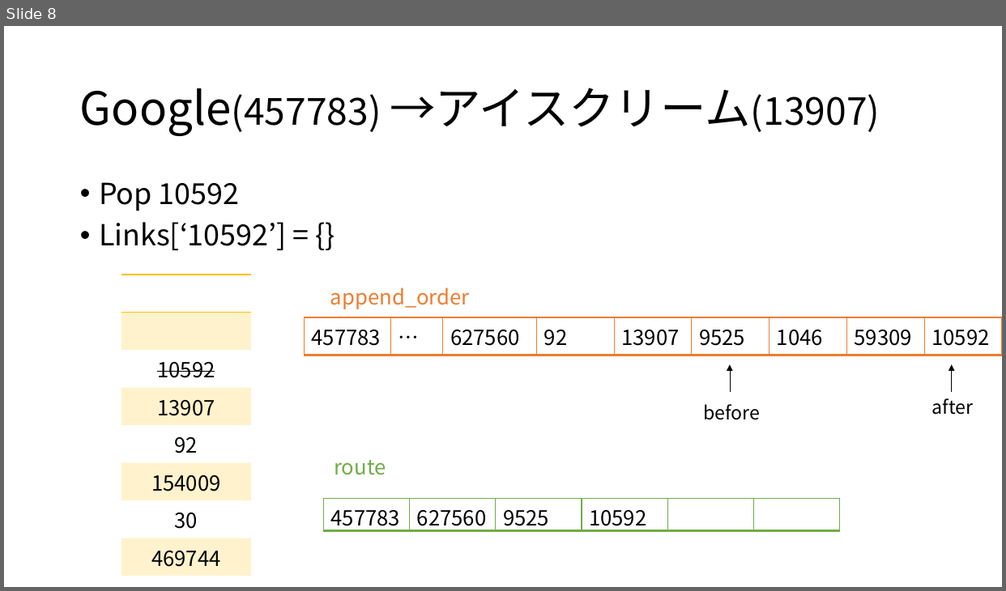
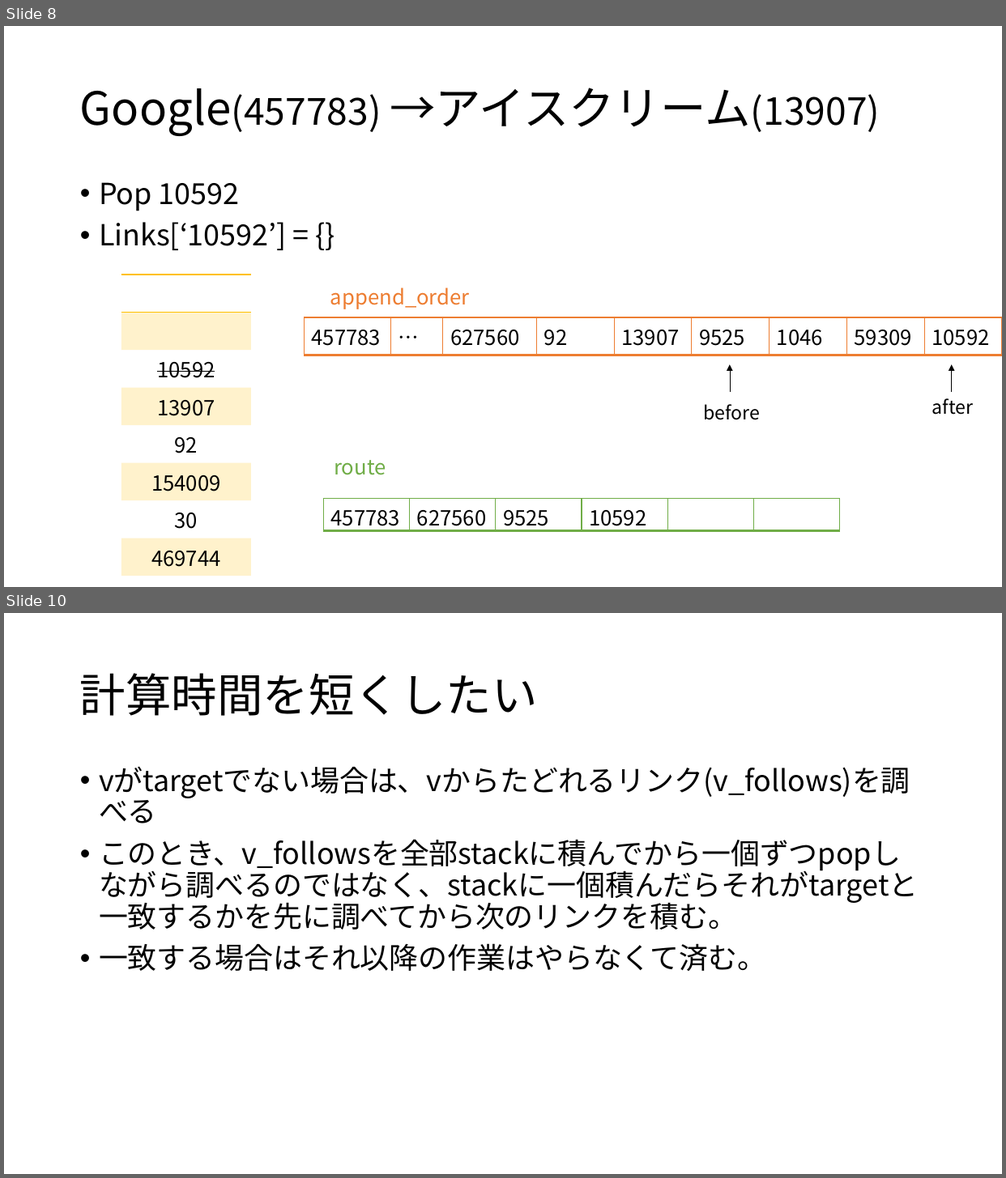
Before and after one commit to Yusen26/STEP-week4, a slide deck: グラフアルゴリズムの実装（DFS）.pptx. Shown one above the other, each under a label of ours: slide 8 before the commit, slides 8 and 10 after it; the slides between them are not shown. The pictures are 1006x591 and 1006x1178 pixels, drawn with LibreOffice and Linux fonts; fonts in the diff are those of the drawing. Boxes give left, top, right and bottom in pixels: in the first picture for what was removed or moved away, otherwise in the second. Text is boxed around its words. In the diff, an @@ line names an element or a change of style, - is before the commit and + after.

```diff
--- a/グラフアルゴリズムの実装（DFS）.pptx
+++ b/グラフアルゴリズムの実装（DFS）.pptx
@@ slide 10 added at bbox=[4, 613, 1002, 1174], background #FFFFFF @@
@@ title added at bbox=[80, 673, 538, 716], 44 pt, text #000000 @@
+計算時間を短くしたい
@@ text added at bbox=[99, 766, 918, 971], 28 pt, text #000000 @@
+• vがtargetでない場合は、vからたどれるリンク(v_follows)を調べる
+• このとき、v_followsを全部stackに積んでから一個ずつpopしながら調べるのではなく、stackに一個積んだらそれがtargetと一致するかを先に調べてから次のリンクを積む。
+• 一致する場合はそれ以降の作業はやらなくて済む。
```
Also in this commit, not shown: 2 other slides added, 1 slide removed.
